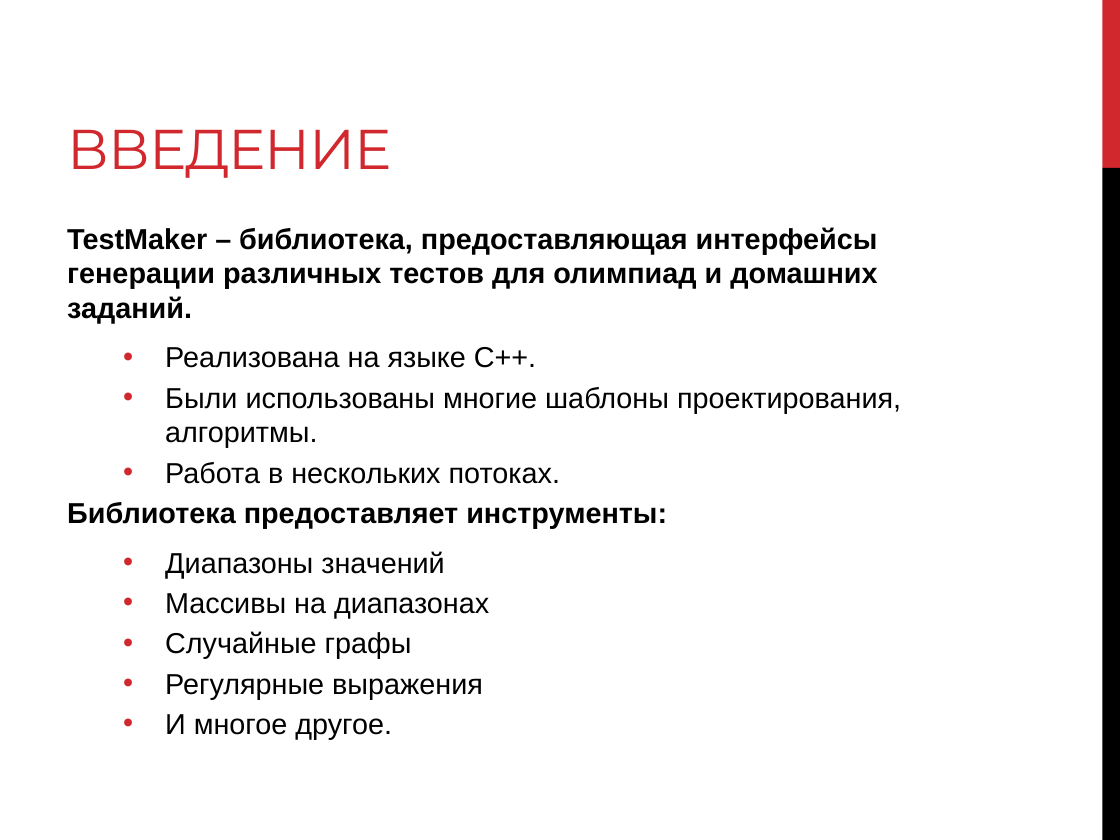
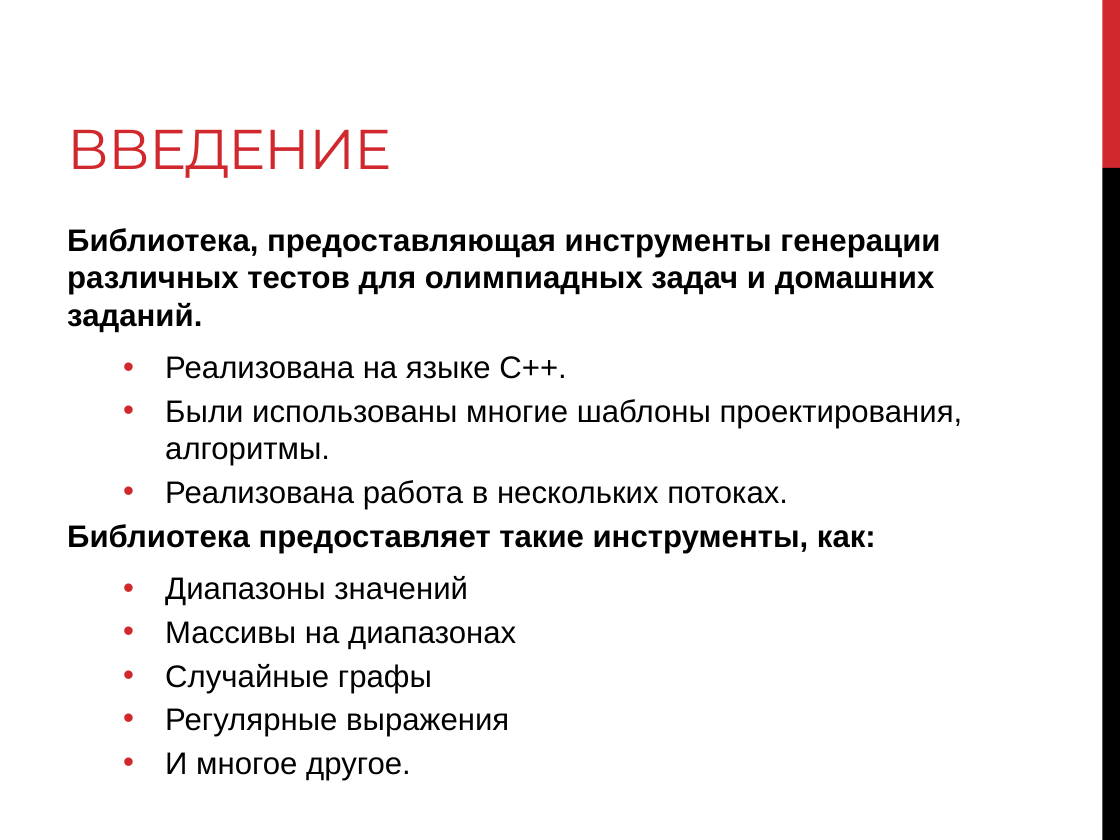
Before and after one commit to levonoganesyan/TestMaker, a slide deck: slide 2 of Diploma.pptx. Drawn at 1120x840 pixels with LibreOffice and Linux fonts; fonts in the diff are those of the drawing. Boxes give left, top, right and bottom in pixels: in the first picture for what was removed or moved away, otherwise in the second. Text is boxed around its words. In the diff, an @@ line names an element or a change of style, - is before the commit and + after.

```diff
--- a/Diploma.pptx
+++ b/Diploma.pptx
@@ text at [67, 228, 940, 332]: text changed; size 18.5 to 20 pt @@
-TestMaker – библиотека, предоставляющая интерфейсы генерации различных тестов для олимпиад и домашних заданий.
+Библиотека, предоставляющая инструменты генерации различных тестов для олимпиадных задач и домашних заданий.
@@ text at [165, 356, 963, 736]: size 18.5 to 20 pt in "Реализована на языке С++.", "Были использованы многие шаблоны проектирования, алгоритмы.", "Диапазоны значений", "Массивы на диапазонах" and 3 more places @@
@@ text at [67, 480, 876, 553]: text changed; size 18.5 to 20 pt @@
-  • Работа в нескольких потоках.
-Библиотека предоставляет инструменты:
+  • Реализована работа в нескольких потоках.
+Библиотека предоставляет такие инструменты, как:
```
Also in this commit, not shown: 8 other slides changed, 5 slides added, 5 other files.
